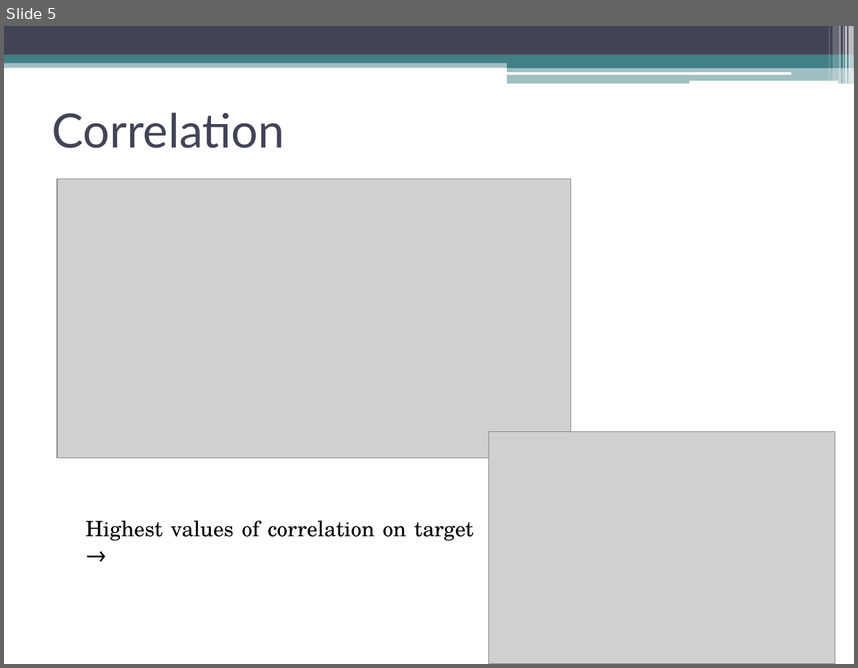
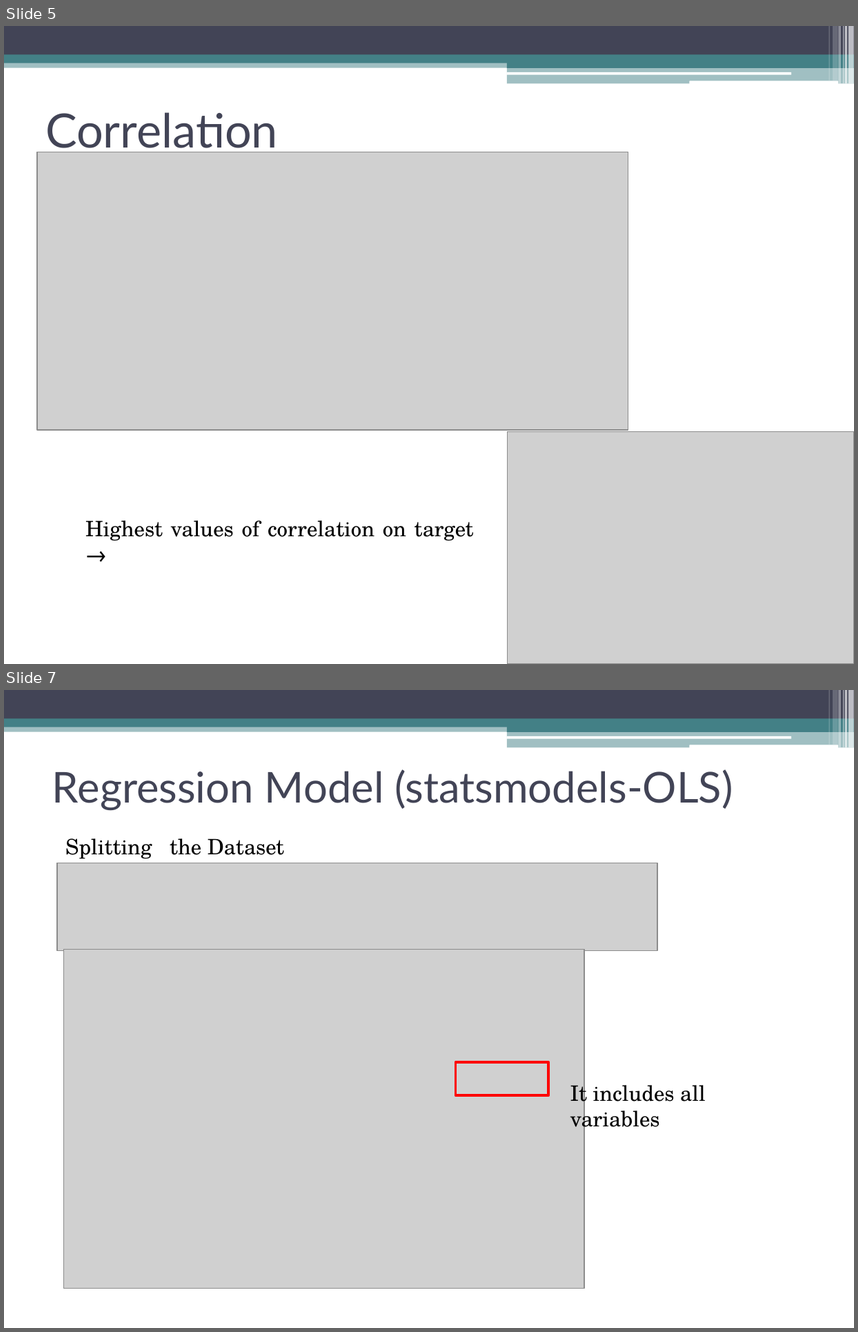
Before and after one commit to Kodluyoruz-Ankara-Veri-Bilimi/assignment_Beyza, a slide deck: homework2/homework2.pptx. Shown one above the other, each under a label of ours: slide 5 before the commit, slides 5 and 7 after it; the slides between them are not shown. The pictures are 858x668 and 858x1332 pixels, drawn with LibreOffice and Linux fonts; fonts in the diff are those of the drawing; grey boxes stand for pictures. Boxes give left, top, right and bottom in pixels: in the first picture for what was removed or moved away, otherwise in the second. Text is boxed around its words. In the diff, an @@ line names an element or a change of style, - is before the commit and + after.

```diff
--- a/homework2/homework2.pptx
+++ b/homework2/homework2.pptx
@@ slide 7 added at [4,690,854,1328], background #FFFFFF; not listed: 13 template elements that a slide beside it also shows @@
@@ title added at [52,769,733,811], 36 pt, text #424456 @@
+Regression Model (statsmodels-OLS)
@@ text added at [65,838,284,859], 18 pt, text #000000 @@
+Splitting the Dataset
@@ picture added at [56,862,657,950] @@
@@ picture added at [63,949,584,1288] @@
@@ rectangle added at [455,1063,548,1096], outline #FF0000 2.25 pt @@
@@ text added at [570,1079,706,1132], 18 pt, text #000000 @@
+It includes all variables
@@ slide 5 changed as well @@
@@ title "Correlation" rewrapped from [52,112,285,148] to [45,112,278,156] @@
@@ picture: place and size @@
-picture at [56,179,570,458]
+picture at [37,152,628,429]
@@ picture: place and size @@
-picture at [488,432,835,664]
+picture at [507,432,854,664]
```
Also in this commit, not shown: 4 other slides changed, 9 other slides added, 6 slides removed.
